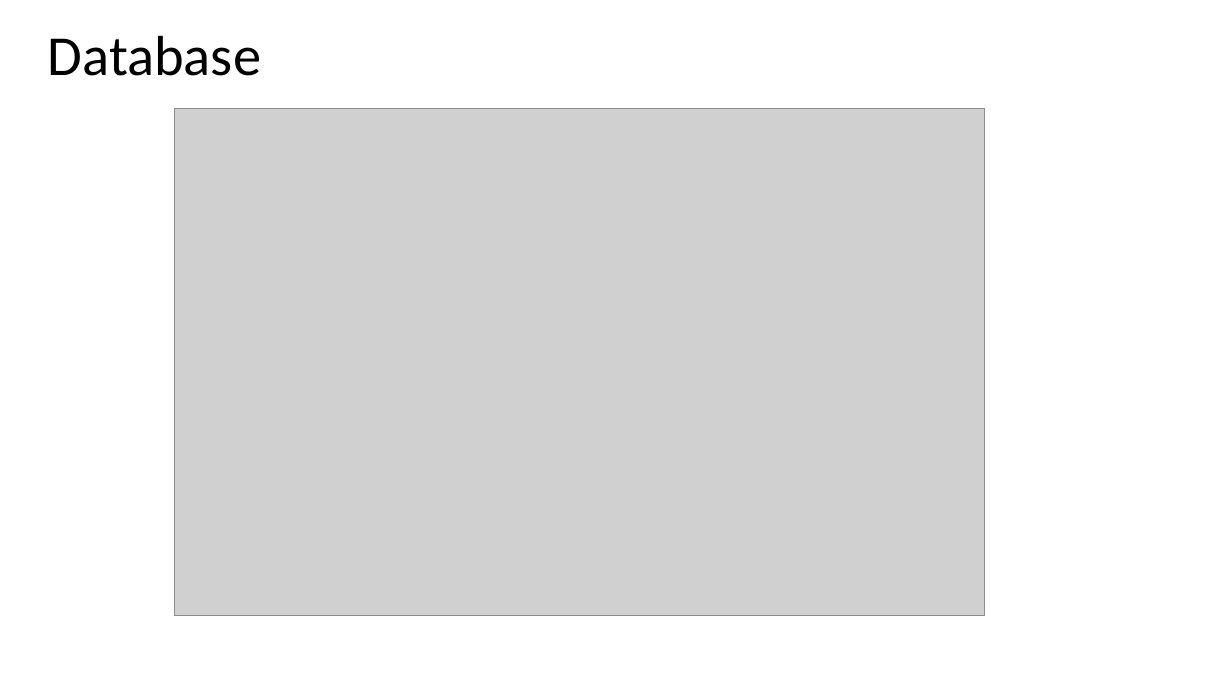
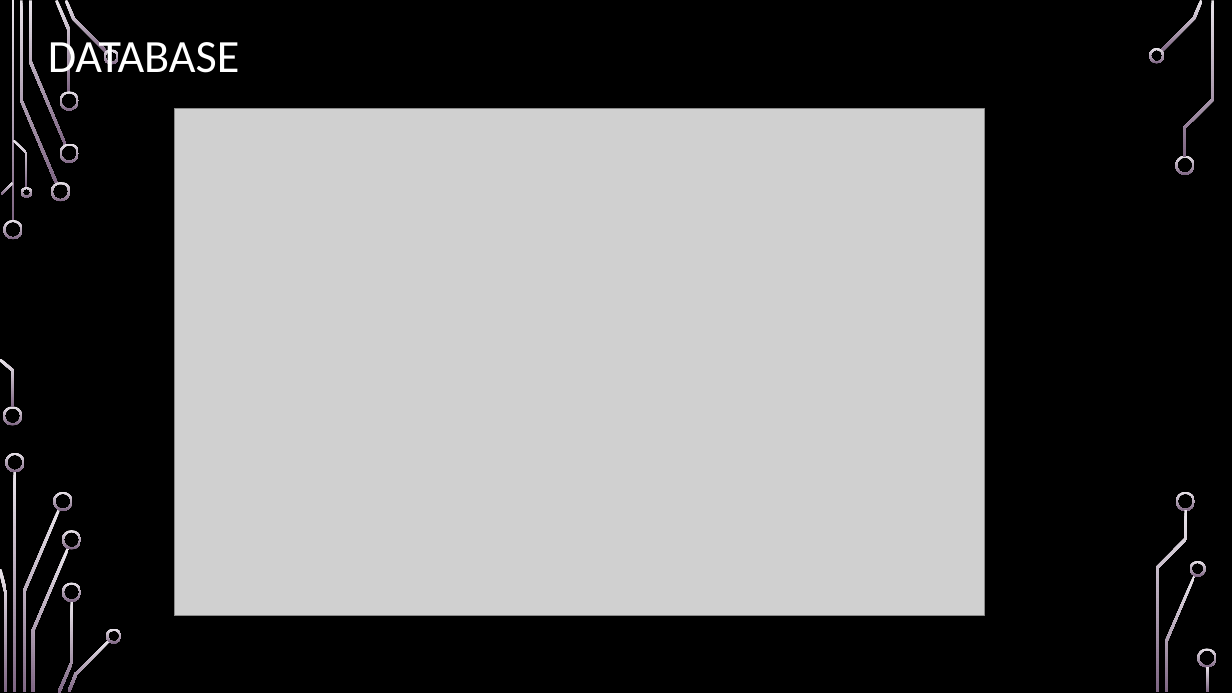
Before and after one commit to viniciuss1812/Projeto-Bookcard, a slide deck: slide 4 of Documentacao/bookCarddocumentacao.pptx. Drawn at 1232x693 pixels with LibreOffice and Linux fonts; fonts in the diff are those of the drawing; grey boxes stand for pictures; background and template pictures are left out. Boxes give left, top, right and bottom in pixels: in the first picture for what was removed or moved away, otherwise in the second. Text is boxed around its words. In the diff, an @@ line names an element or a change of style, - is before the commit and + after.

```diff
--- a/Documentacao/bookCarddocumentacao.pptx
+++ b/Documentacao/bookCarddocumentacao.pptx
@@ background #FFFFFF to picture (left out) @@
@@ title at (48, 33, 240, 83): text changed; size 44 to 36 pt; text colour #000000 to #FFFFFF @@
-Database
+DATABASE
@@ group added at (0, 0, 1217, 693): 33 freeform shapes, 3 rectangles @@
```
Also in this commit, not shown: 18 other slides changed, 34 other files.
